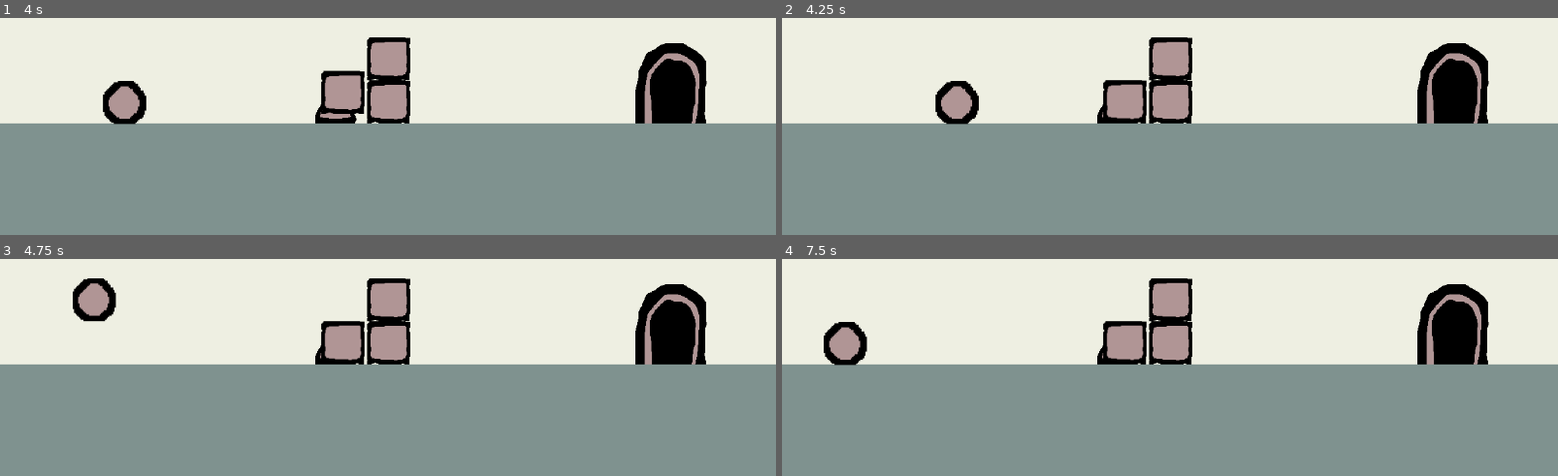
Above: before the commit, frames 1-4 (two rows, left to right).
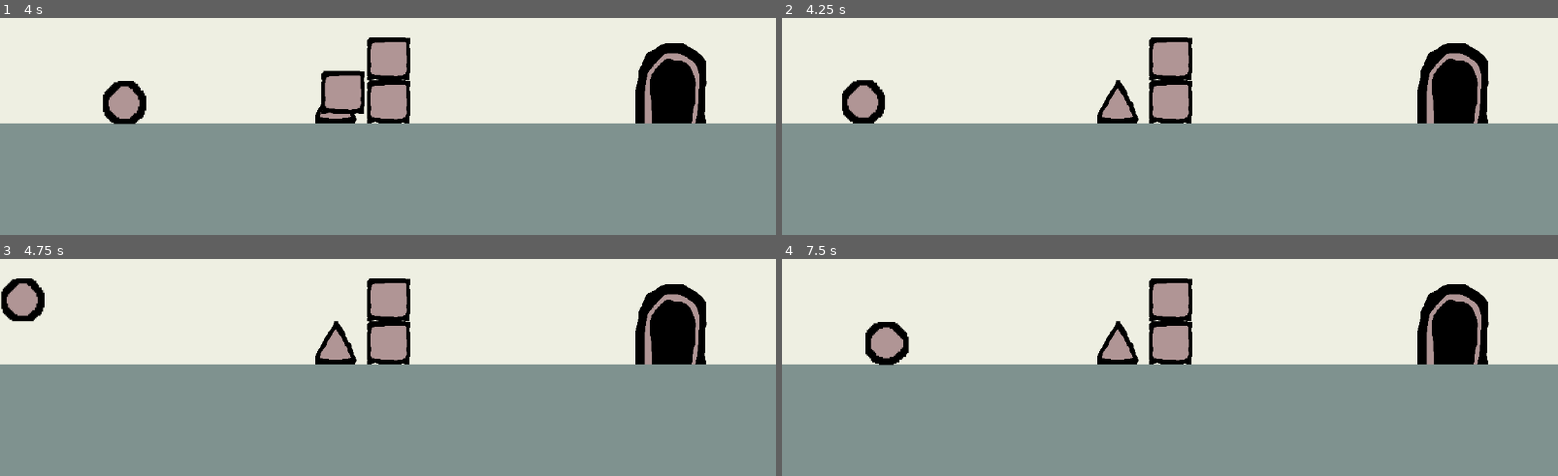
Above: after the commit, the same moments.

Repository: valegui/collapse
Game: Godot game, scene res://scenes/level_1.tscn
The game is run twice, just before and just after one commit, with the same random seed, the same clock (stepped at 60 frames per second) and the same inputs.
Inputs:
- Up to frame 1 (4 s): tap Enter (ui_accept) at 0.5, 0.77, 1.52, 3.02, 3.77 s; hold Right (ui_right) 0.53-2.03 s; hold Left (ui_left) 2.03-2.78 s; hold Right (ui_right) from 2.78 s (still down)
- Up to frame 2 (4.25 s): keep holding Right (ui_right); tap R (restart, bound only after the commit) at 4.15 s
- Up to frame 3 (4.75 s): release Right (ui_right) at 4.28 s; hold Left (ui_left) from 4.28 s (still down); tap Enter (ui_accept) at 4.52 s
- Up to frame 4 (7.5 s): release Left (ui_left) at 5.03 s; hold Right (ui_right) 5.03-5.78 s; hold Left (ui_left) 5.78-7.28 s; tap Enter (ui_accept) at 6.02, 6.77 s; tap R (restart, bound only after the commit) at 7.25 s; hold Right (ui_right) from 7.28 s (still down)

Frame 1 is identical in both runs. In frame 2, 2.6% of the frame differs, in the area x 7-47%, y 28-50%; in frame 3, 2.7%, in the area x 0-47%, y 8-49%; in frame 4, 2.6%.

Commit message:
add restart current scene

Diff:
--- a/project.godot
+++ b/project.godot
@@ -28,6 +28,14 @@
 
 box=""
 
+[input]
+
+restart={
+"deadzone": 0.2,
+"events": [Object(InputEventKey,"resource_local_to_scene":false,"resource_name":"","device":-1,"window_id":0,"alt_pressed":false,"shift_pressed":false,"ctrl_pressed":false,"meta_pressed":false,"pressed":false,"keycode":0,"physical_keycode":82,"key_label":0,"unicode":114,"location":0,"echo":false,"script":null)
+]
+}
+
 [layer_names]
 
 2d_physics/layer_1="player"
--- a/scripts/global.gd
+++ b/scripts/global.gd
@@ -1,5 +1,6 @@
 extends Node
 
+const player_restart_position = Vector2(100, 450)
 var player_original_position = Vector2(100, 450)
 
 # Called when the node enters the scene tree for the first time.
--- a/scripts/player.gd
+++ b/scripts/player.gd
@@ -30,14 +30,15 @@
 
 	# Handle hit
 	if is_hit:
-
 		play_sound("res://Hit4.wav")
 		die()
-
 	# Handle jump
 	if Input.is_action_just_pressed("ui_accept") and is_on_floor():
 		velocity.y = JUMP_VELOCITY
 		play_sound("res://Jump4.wav")
+
+	if Input.is_action_just_pressed("restart"):
+		get_tree().reload_current_scene()
 
 	# Handle horizontal movement
 	var direction := Input.get_axis("ui_left", "ui_right")
